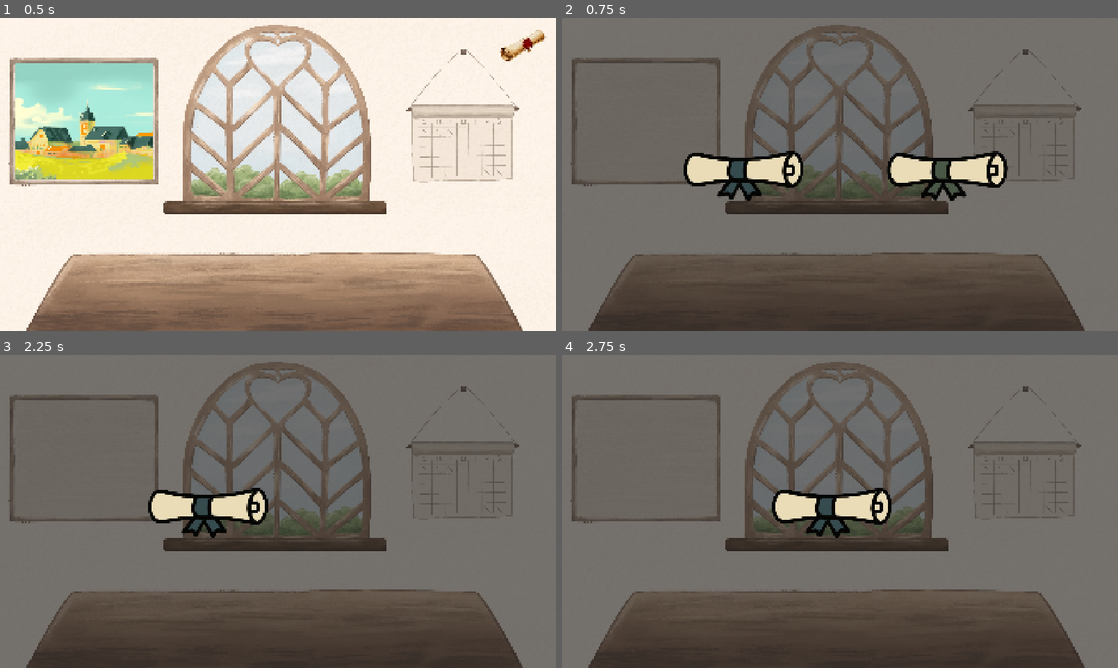
Above: before the commit, frames 1-4 (two rows, left to right).
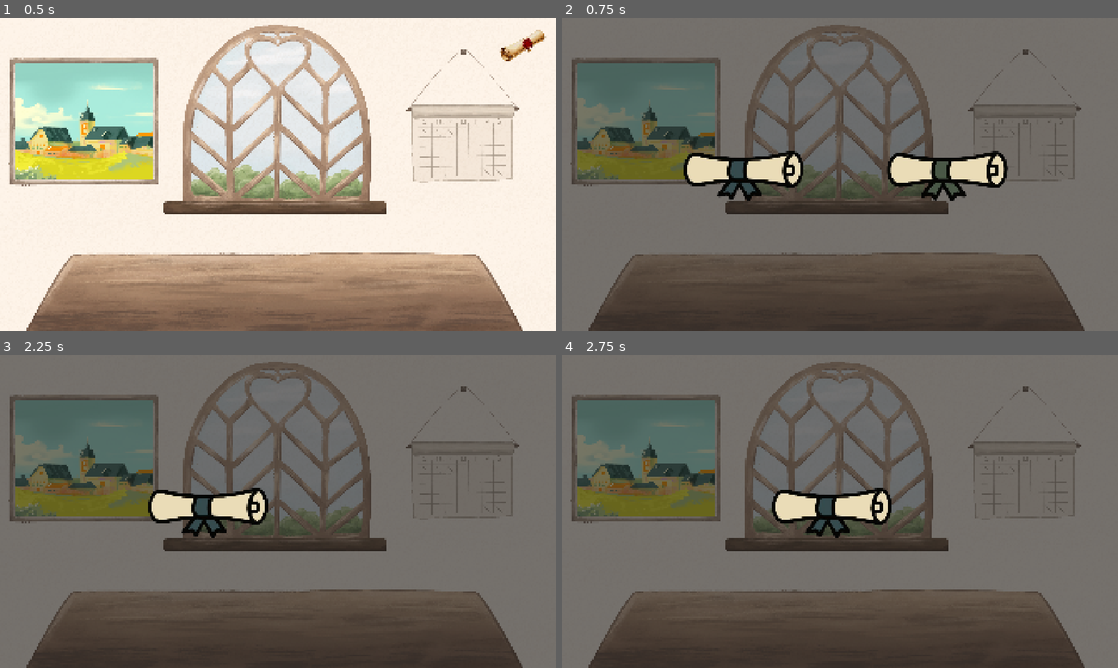
Above: after the commit, the same moments.

Repository: EliJ0y/Kingdom-Sweethearts
Game: Godot game, scene res://Scenes/home_desk.tscn
Same seed, same stepped clock (60 frames per second), same inputs: the game is played once before the commit and once after it.
Inputs (mouse positions are in pixels of both pictures, inside the frame that each line leads up to):
- Up to frame 1 (0.5 s): no input
- Up to frame 2 (0.75 s): click (1084, 43) at 0.5 s
- Up to frame 3 (2.25 s): click (83, 458) at 1.27 s; click (183, 511) at 2 s
- Up to frame 4 (2.75 s): no input

Frame 1 is identical in both runs. In frame 2, 6.9% of the frame differs, in the area x 2-28%, y 14-52%; in frame 3, 7.3%; in frame 4, 7.3%.

Commit message:
USE ELIF NOT IF

Diff:
--- a/kingdom-sweethearts/Scenes/scrolls.tscn
+++ b/kingdom-sweethearts/Scenes/scrolls.tscn
@@ -2,6 +2,7 @@
 
 [ext_resource type="Texture2D" uid="uid://yra6wmejvfs" path="res://Graphics/Home Desk.png" id="1_sryen"]
 [ext_resource type="Script" uid="uid://c0mmneywuh3j3" path="res://Scripts/scrolls.gd" id="1_t1w5x"]
+[ext_resource type="Texture2D" uid="uid://b1spnq58mcm32" path="res://Graphics/Town Icon.png" id="3_hw0rl"]
 [ext_resource type="FontFile" uid="uid://cculgpajct2e0" path="res://Fonts/Nickainley-Normal.otf" id="4_bbba4"]
 [ext_resource type="FontFile" uid="uid://bxxjm50ms0pnt" path="res://Fonts/Fontspring-DEMO-theseasons-reg.otf" id="4_ewrjh"]
 [ext_resource type="Texture2D" uid="uid://bteijx4vbhw0e" path="res://Graphics/Coins Sparkle.png" id="4_pu1om"]
@@ -16,6 +17,15 @@
 [node name="Desk" type="Sprite2D" parent="." unique_id=304354609]
 texture = ExtResource("1_sryen")
 centered = false
+
+[node name="Town Icon" type="TextureButton" parent="." unique_id=1347654041]
+offset_left = 51.0
+offset_top = 156.0
+offset_right = 554.0
+offset_bottom = 661.0
+scale = Vector2(0.9549716, 0.7962345)
+action_mode = 0
+texture_normal = ExtResource("3_hw0rl")
 
 [node name="CanvasLayer" type="CanvasLayer" parent="." unique_id=1123515218]
 
--- a/kingdom-sweethearts/Scripts/scrolls.gd
+++ b/kingdom-sweethearts/Scripts/scrolls.gd
@@ -116,7 +116,7 @@
 		if (opened_scroll_1.visible_characters == opened_scroll_1.text.length() || opened_scroll_1.visible_characters == -1):
 			await get_tree().create_timer(0.5).timeout
 			$"CanvasLayer/Opened Scroll/Ribbon Arrow".show()
-		else: if (opened_scroll_2.visible_characters == opened_scroll_2.text.length() || opened_scroll_2.visible_characters == -1):
+		elif (opened_scroll_2.visible_characters == opened_scroll_2.text.length() || opened_scroll_2.visible_characters == -1):
 			await get_tree().create_timer(0.5).timeout
 			$"CanvasLayer/Opened Scroll/Ribbon Arrow".show()
 
@@ -131,7 +131,7 @@
 		opened_scroll_1.hide()
 		_on_tied_scroll_2_pressed()
 
-	if scroll_2_pressed:
+	elif scroll_2_pressed:
 		scroll_2_pressed = false
 		tied_scroll_1.show()
 		$"CanvasLayer/Opened Scroll/Ribbon Arrow".hide()
